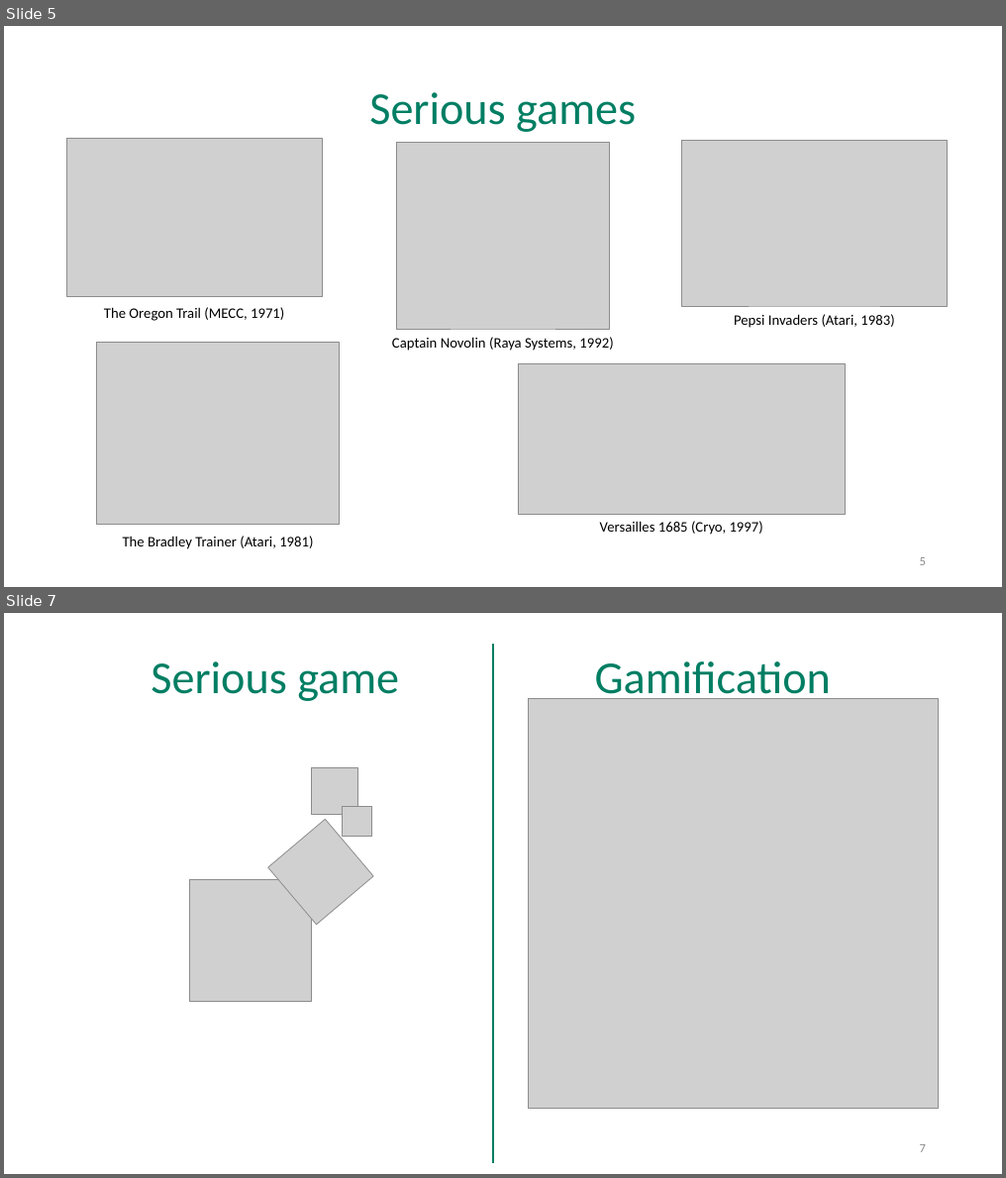
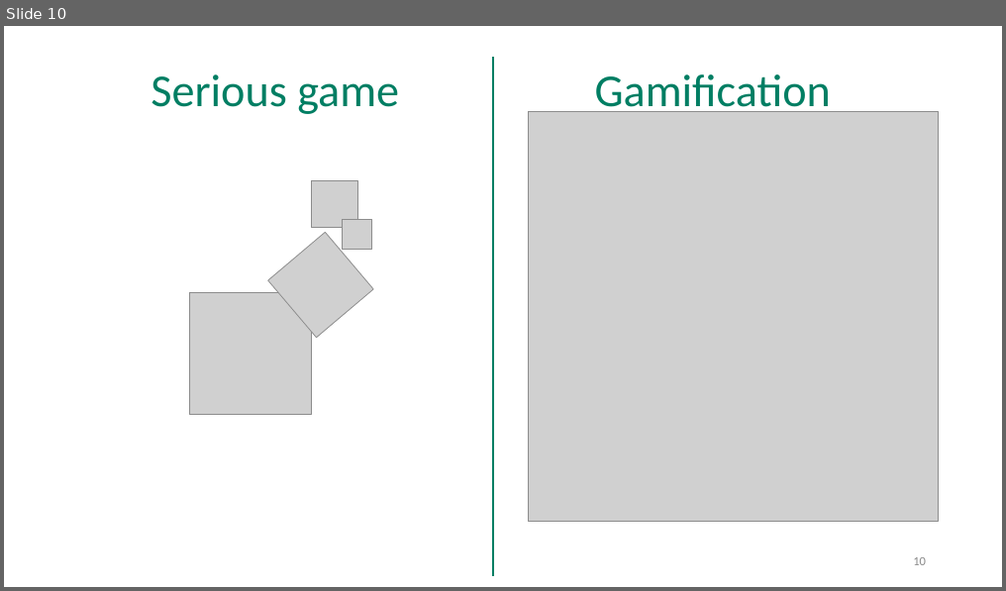
Before and after one commit to cui-unige/BSc-educative-gaming-2019, a slide deck: BSc_project_presentation.pptx. Shown one above the other, each under a label of ours: slides 5 and 7 before the commit, slide 10 after it; the slides between them are not shown. The pictures are 1006x1178 and 1006x591 pixels, drawn with LibreOffice and Linux fonts; fonts in the diff are those of the drawing; grey boxes stand for pictures. Boxes give left, top, right and bottom in pixels: in the first picture for what was removed or moved away, otherwise in the second. Text is boxed around its words. In the diff, an @@ line names an element or a change of style, - is before the commit and + after.

```diff
--- a/BSc_project_presentation.pptx
+++ b/BSc_project_presentation.pptx
@@ slide 5 removed at (4, 26, 1002, 587), background #FFFFFF @@
@@ title removed at (369, 92, 636, 132) @@
-Serious games
@@ picture removed at (67, 138, 322, 297) @@
@@ picture removed at (396, 142, 610, 329) @@
@@ picture removed at (681, 141, 947, 306) @@
@@ text removed at (104, 307, 284, 321) @@
-The Oregon Trail (MECC, 1971)
@@ text removed at (734, 314, 894, 328) @@
-Pepsi Invaders (Atari, 1983)
@@ picture removed at (97, 343, 340, 525) @@
@@ text removed at (392, 337, 613, 351) @@
-Captain Novolin (Raya Systems, 1992)
@@ picture removed at (519, 365, 846, 514) @@
@@ text removed at (600, 521, 763, 535) @@
-Versailles 1685 (Cryo, 1997)
@@ text removed at (123, 536, 313, 550) @@
-The Bradley Trainer (Atari, 1981)
@@ page number removed at (920, 558, 926, 566) @@
-5
@@ what was slide 7 is now slide 10 @@
@@ page number at (913, 558, 926, 566): text changed @@
-7
+10
```
Also in this commit, not shown: 6 slides changed, 11 slides added, 8 other slides removed.
